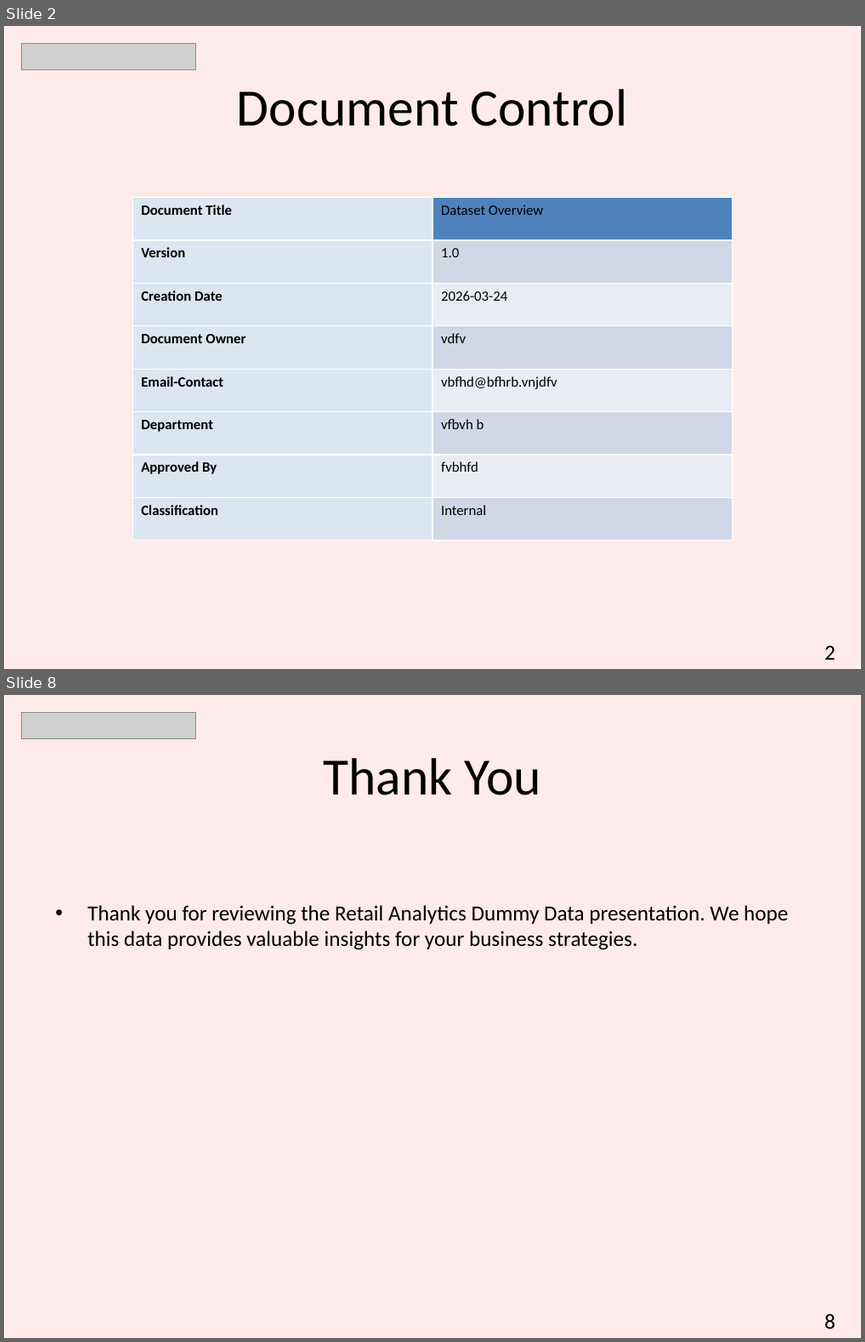
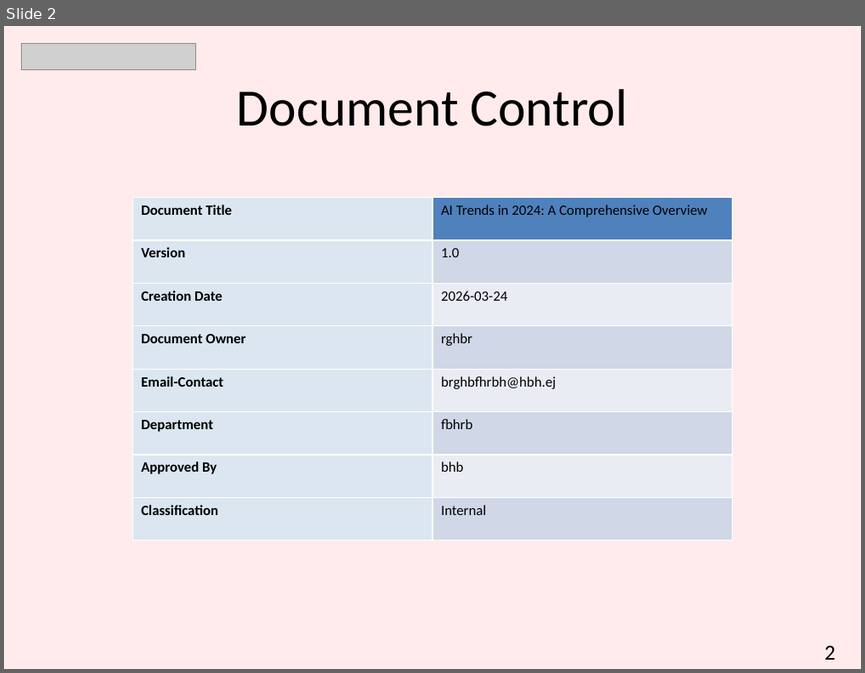
Before and after one commit to hetanshi511/CyberNexus, a slide deck: Backend/Presentation.pptx. Shown one above the other, each under a label of ours: slides 2 and 8 before the commit, slide 2 after it; the slides between them are not shown. The pictures are 865x1342 and 865x673 pixels, drawn with LibreOffice and Linux fonts; fonts in the diff are those of the drawing; grey boxes stand for pictures. Boxes give left, top, right and bottom in pixels: in the first picture for what was removed or moved away, otherwise in the second. Text is boxed around its words. In the diff, an @@ line names an element or a change of style, - is before the commit and + after.

```diff
--- a/Backend/Presentation.pptx
+++ b/Backend/Presentation.pptx
@@ slide 8 removed at <box>4,695,861,1338</box>, background #FFEBEB @@
@@ picture removed at <box>21,712,196,738</box> @@
@@ title removed at <box>324,758,541,795</box> @@
-Thank You
@@ text removed at <box>87,905,788,950</box> @@
-• Thank you for reviewing the Retail Analytics Dummy Data presentation. We hope this data provides valuable insights for your business strategies.
@@ text removed at <box>824,1313,835,1329</box> @@
-8
@@ slide 2 changed as well @@
@@ table at <box>132,198,732,540</box> @@
-row 1, column 2: Dataset Overview
+row 1, column 2: AI Trends in 2024: A Comprehensive Overview
-row 4, column 2: vdfv
+row 4, column 2: rghbr
-row 5, column 2: vbfhd@bfhrb.vnjdfv
+row 5, column 2: brghbfhrbh@hbh.ej
-row 6, column 2: vfbvh b
+row 6, column 2: fbhrb
-row 7, column 2: fvbhfd
+row 7, column 2: bhb
```
Also in this commit, not shown: 5 slides added, 6 other slides removed, 22 other files.
